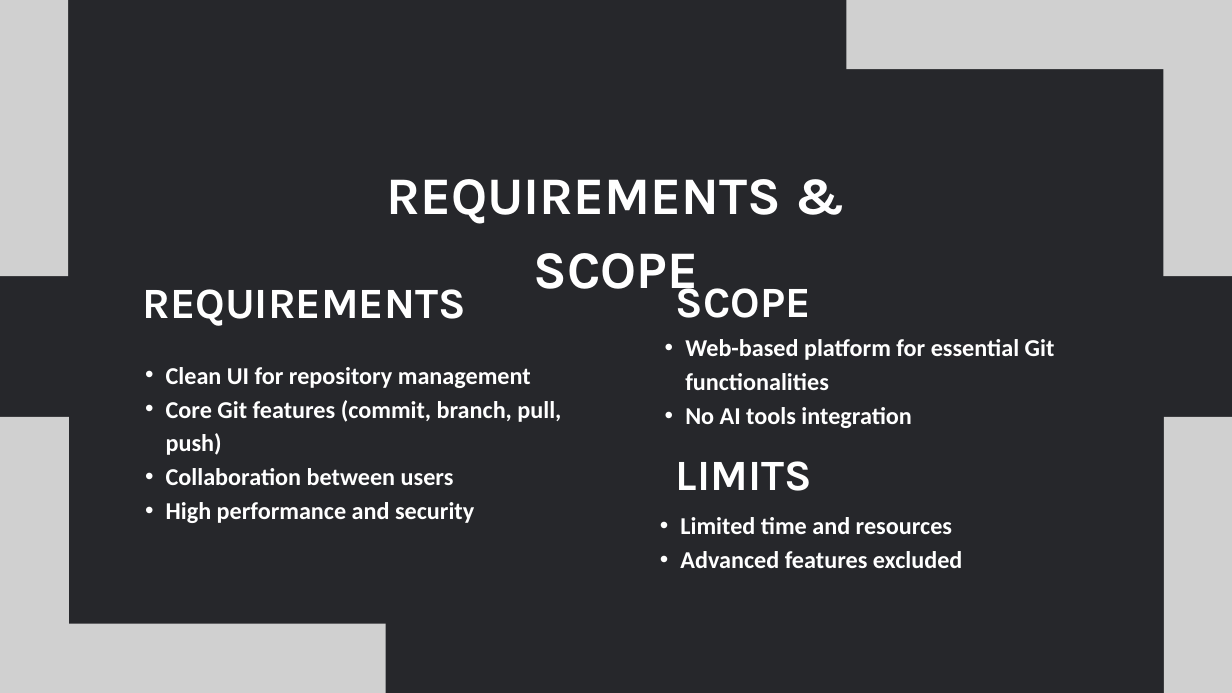
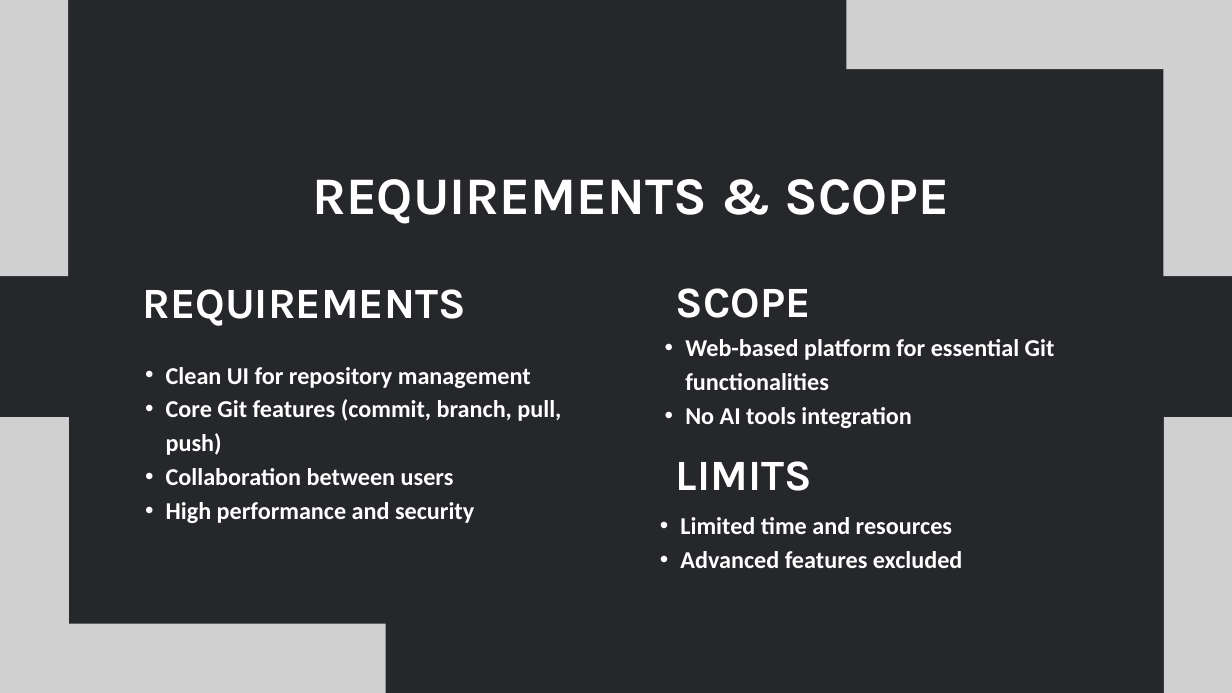
Before and after one commit to ElementaleLord/Chizel, a slide deck: slide 4 of docs/FYP Presentation.pptx. Drawn at 1232x693 pixels with LibreOffice and Linux fonts; fonts in the diff are those of the drawing; grey boxes stand for pictures. Boxes give left, top, right and bottom in pixels: in the first picture for what was removed or moved away, otherwise in the second. Text is boxed around its words. In the diff, an @@ line names an element or a change of style, - is before the commit and + after.

```diff
--- a/docs/FYP Presentation.pptx
+++ b/docs/FYP Presentation.pptx
@@ text "REQUIREMENTS & SCOPE" at (312, 179, 950, 224): size 61.6 to 61.7 pt @@
@@ text "SCOPE" rewrapped from (676, 278, 811, 318) to (676, 288, 811, 318) @@
```
Also in this commit, not shown: 10 other slides changed, 2 other files.
